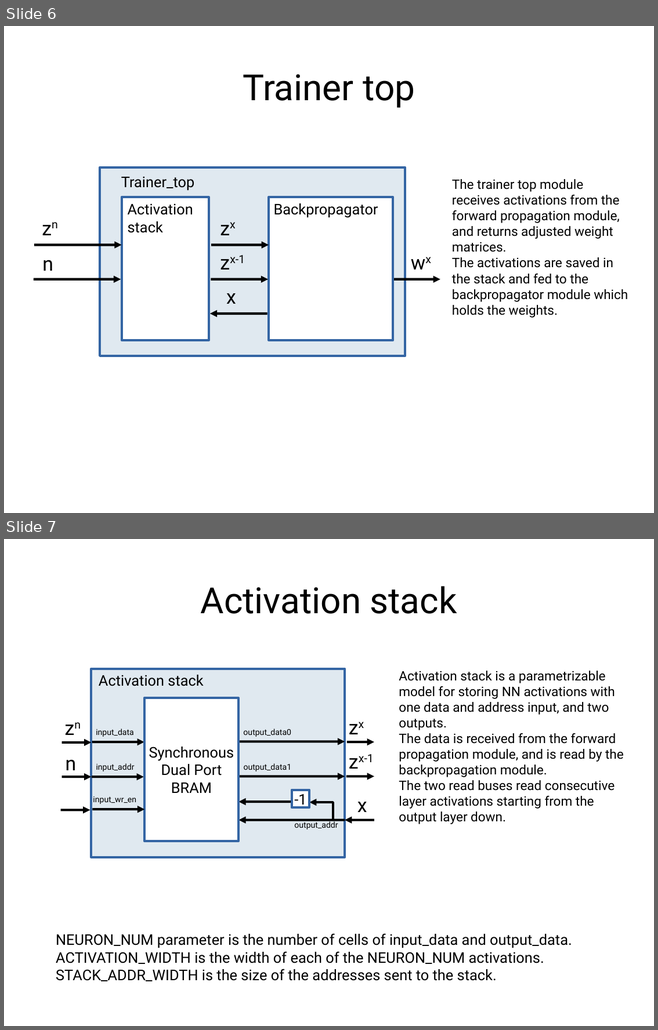
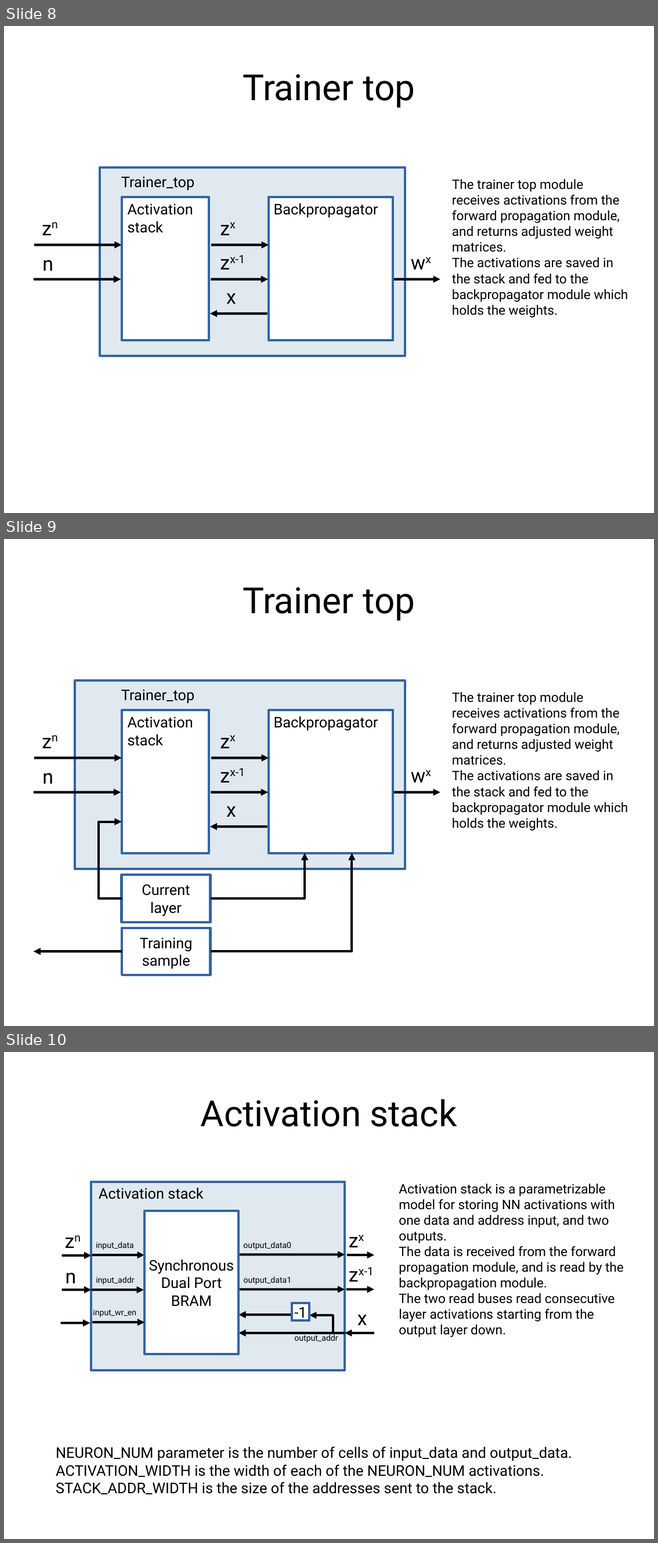
Before and after one commit to MihailoIsakov/layer_multiplex_nn, a slide deck: backpropagation/docs/doc.odp. Shown one above the other, each under a label of ours: slides 6 and 7 before the commit, slides 8, 9 and 10 after it. The pictures are 658x1030 and 658x1543 pixels, drawn with LibreOffice and Linux fonts; fonts in the diff are those of the drawing. Boxes give left, top, right and bottom in pixels: in the first picture for what was removed or moved away, otherwise in the second. Text is boxed around its words. In the diff, an @@ line names an element or a change of style, - is before the commit and + after.

Commit message:
updated documentation with the top.v module

```diff
--- a/backpropagation/docs/doc.odp
+++ b/backpropagation/docs/doc.odp
@@ slide 9 added at (4,539,654,1026), background #FFFFFF @@
@@ title added at (242,587,415,621), 44 pt, text #000000 @@
+Trainer top
@@ rectangle added at (75,681,405,869), fill #E0E9F0, outline #3465A4 2.89 pt @@
@@ text added at (121,689,195,703), 18 pt, text #000000 @@
+Trainer_top
@@ text added at (452,692,628,831), 16 pt, text #000000 @@
+The trainer top module receives activations from the forward propagation module, and returns adjusted weight matrices.
+The activations are saved in the stack and fed to the backpropagator module which holds the weights.
@@ rectangle added at (121,711,209,853), fill #FFFFFF, outline #3465A4 2.89 pt @@
@@ rectangle added at (268,711,393,853), fill #FFFFFF, outline #3465A4 2.89 pt @@
@@ text added at (36,726,74,772), 24 pt, text #000000 @@
+zn
@@ text added at (128,716,179,728), 18 pt, text #000000 @@
+Z_stack
@@ text added at (128,716,193,746), 18 pt, text #000000 @@
+Activation
+stack
@@ text added at (215,726,251,772), 24 pt, text #000000 @@
+zx
@@ text added at (274,716,378,731), 18 pt, text #000000 @@
+Backpropagator
@@ arrow added from (34, 758) to (121, 758), #000000 2.89 pt @@
@@ arrow added from (212, 758) to (268, 758), #000000 2.89 pt @@
@@ text added at (405,760,449,806), 24 pt, text #000000 @@
+wx
@@ text added at (42,773,53,784), 24 pt, text #000000 @@
+n
@@ text added at (230,768,245,776), 24 pt, text #000000 @@
+zx-1
@@ arrow added from (34, 792) to (121, 792), #000000 2.89 pt @@
@@ arrow added from (211, 792) to (268, 792), #000000 2.89 pt @@
@@ arrow added from (394, 792) to (440, 792), #000000 2.89 pt @@
@@ text added at (226,806,236,817), 24 pt, text #000000 @@
+x
@@ freeform shape added at (99,822,121,899), outline #000000 2.89 pt @@
@@ arrow added from (267, 827) to (210, 827), #000000 2.89 pt @@
@@ freeform shape added at (210,853,304,899), outline #000000 2.89 pt @@
@@ freeform shape added at (210,853,352,951), outline #000000 2.89 pt @@
@@ rectangle added at (121,875,210,922), fill #FFFFFF, outline #3465A4 2.89 pt, 18 pt, text #000000 @@
+Current
+layer
@@ rectangle added at (122,928,210,975), fill #FFFFFF, outline #3465A4 2.89 pt, 18 pt, text #000000 @@
+Training
+sample
@@ arrow added from (122, 951) to (34, 951), #000000 2.89 pt @@
@@ what was slide 6 is now slide 8 @@
@@ what was slide 7 is now slide 10 @@
```
Also in this commit, not shown: 8 slides changed, 4 other slides added.
